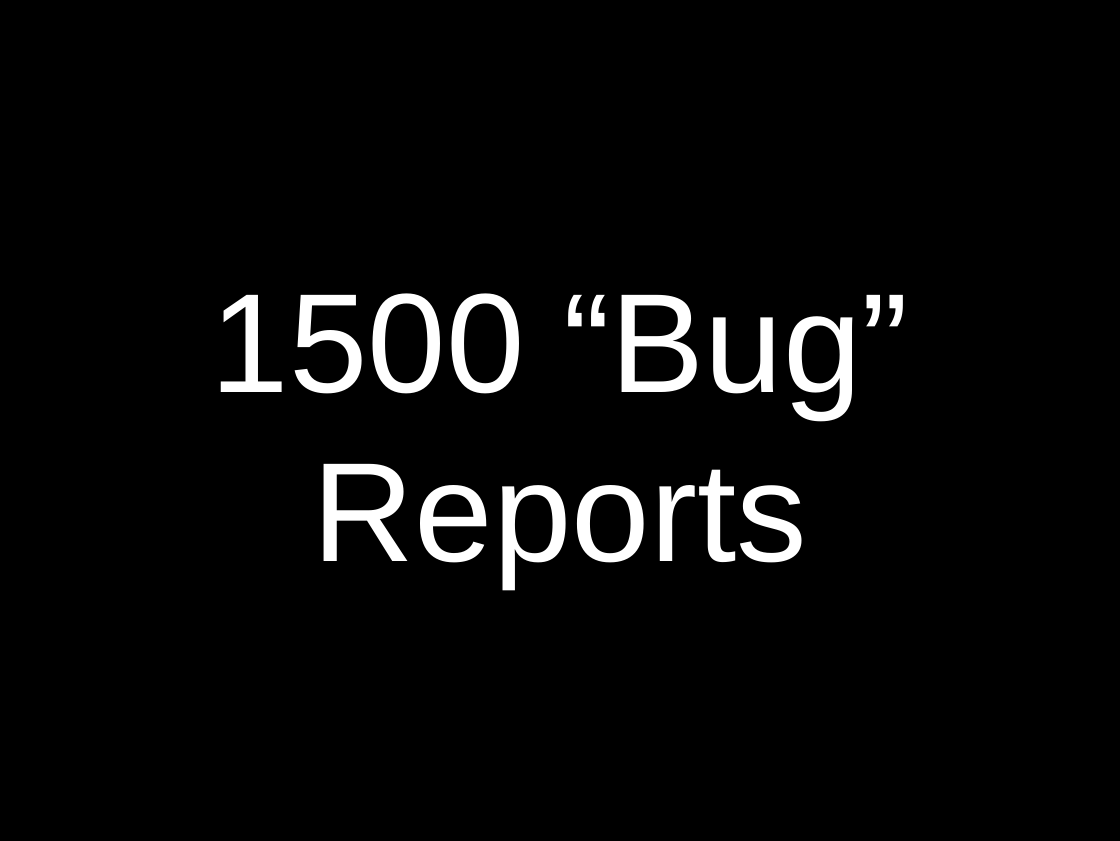
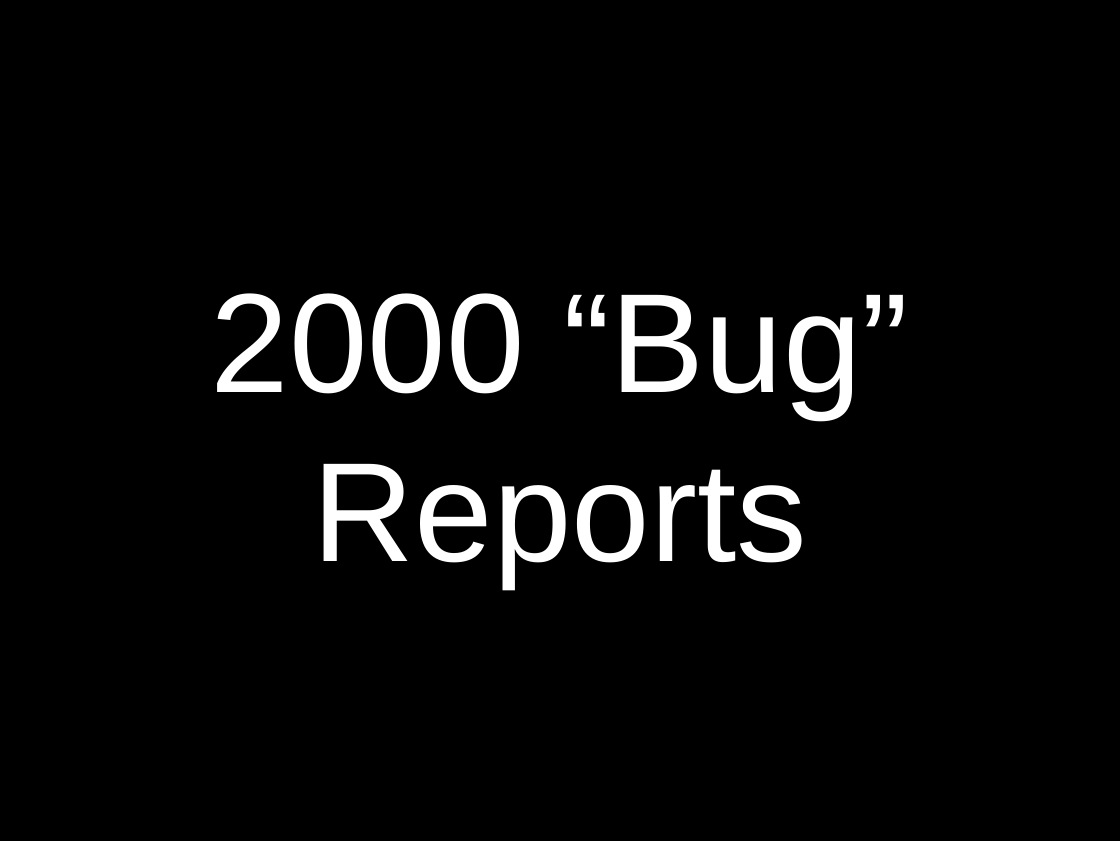
Before and after one commit to obra/talks, a slide deck: slide 140 of 2010/k9.odp (slide 93 before the commit). Drawn at 1120x841 pixels with LibreOffice and Linux fonts; fonts in the diff are those of the drawing. Boxes give left, top, right and bottom in pixels: in the first picture for what was removed or moved away, otherwise in the second. Text is boxed around its words. In the diff, an @@ line names an element or a change of style, - is before the commit and + after.

```diff
--- a/2010/k9.odp
+++ b/2010/k9.odp
@@ title at bbox=[211, 293, 909, 587]: text changed @@
-1500 “Bug” Reports
+2000 “Bug” Reports
```
Also in this commit, not shown: 11 other slides changed, 88 slides added, 2 slides removed, 1 other file.
